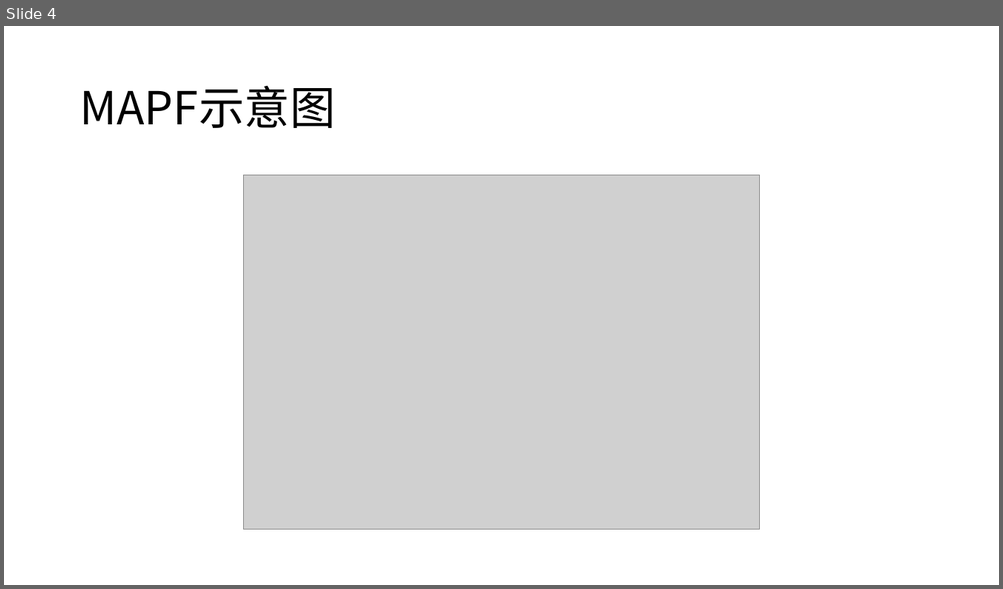
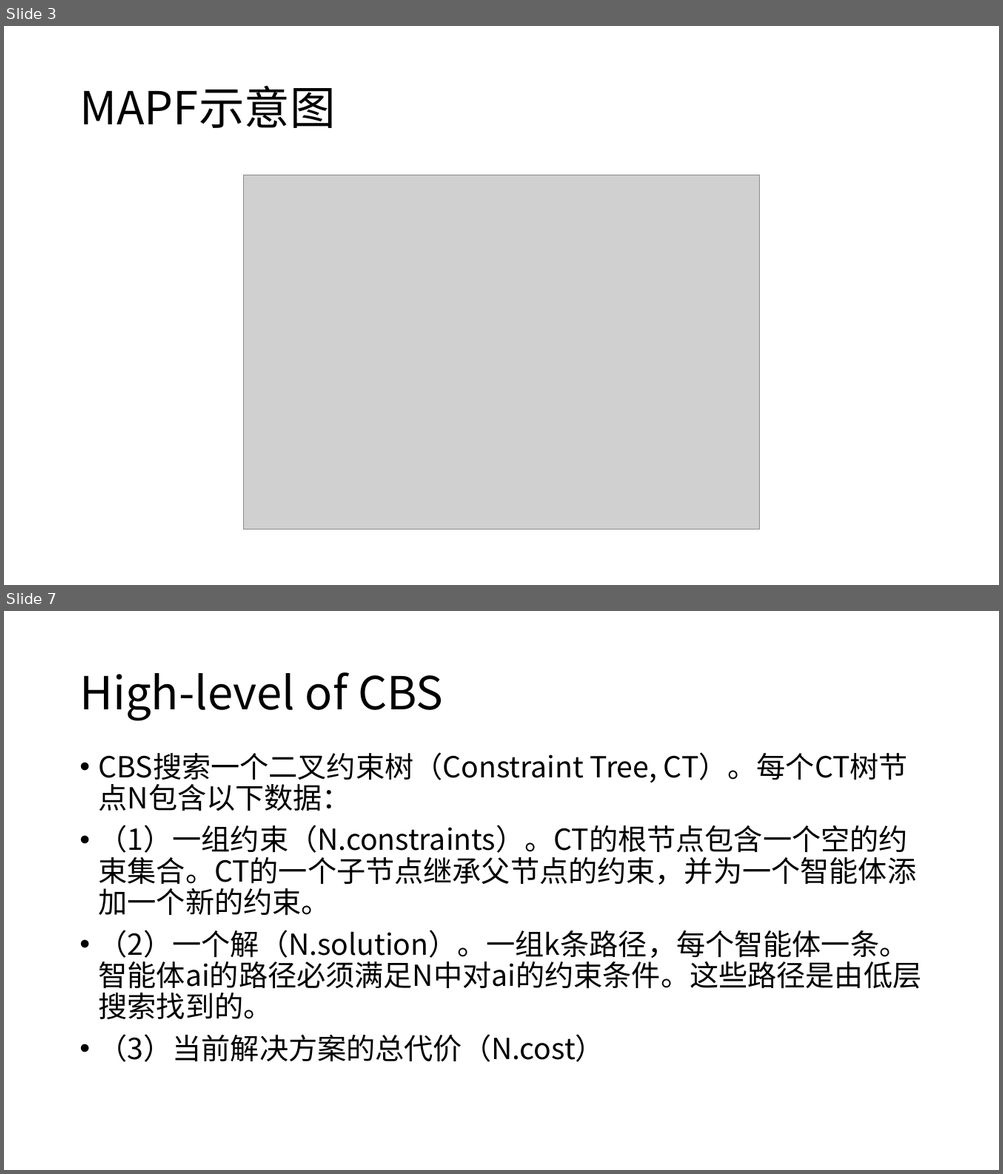
Before and after one commit to ssfc/npbenchmark, a slide deck: npbenchmark-main/MAPF/CBS.pptx. Shown one above the other, each under a label of ours: slide 4 before the commit, slides 3 and 7 after it; the slides between them are not shown. The pictures are 1003x589 and 1003x1174 pixels, drawn with LibreOffice and Linux fonts; fonts in the diff are those of the drawing; grey boxes stand for pictures. Boxes give left, top, right and bottom in pixels: in the first picture for what was removed or moved away, otherwise in the second. Text is boxed around its words. In the diff, an @@ line names an element or a change of style, - is before the commit and + after.

```diff
--- a/npbenchmark-main/MAPF/CBS.pptx
+++ b/npbenchmark-main/MAPF/CBS.pptx
@@ slide 7 added at bbox=[4, 611, 999, 1170], background #FFFFFF @@
@@ title added at bbox=[79, 672, 444, 721], 44 pt, text #000000 @@
+High-level of CBS
@@ text added at bbox=[99, 752, 922, 1062], 28 pt, text #000000 @@
+• CBS搜索一个二叉约束树（Constraint Tree, CT）。每个CT树节点N包含以下数据：
+• （1）一组约束（N.constraints）。CT的根节点包含一个空的约束集合。CT的一个子节点继承父节点的约束，并为一个智能体添加一个新的约束。
+• （2）一个解（N.solution）。一组k条路径，每个智能体一条。智能体ai的路径必须满足N中对ai的约束条件。这些路径是由低层搜索找到的。
+• （3）当前解决方案的总代价（N.cost）
@@ what was slide 4 is now slide 3 @@
```
Also in this commit, not shown: 3 slides changed, 9 other slides added, 2 slides removed, 1 other file.
